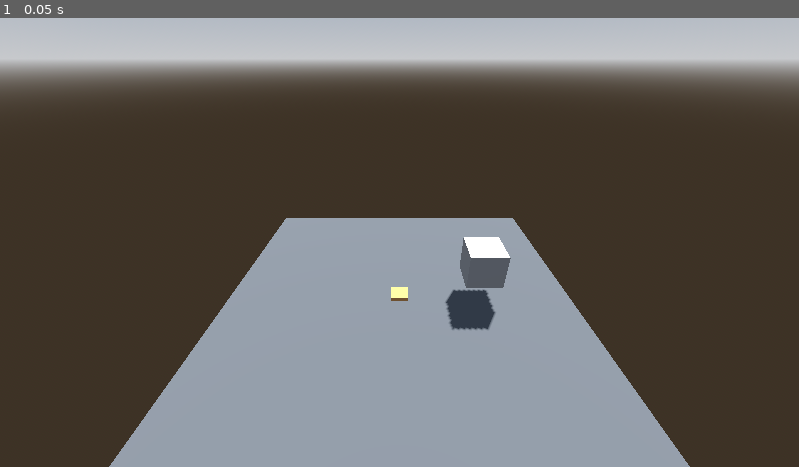
Above: before the commit, frame 1.
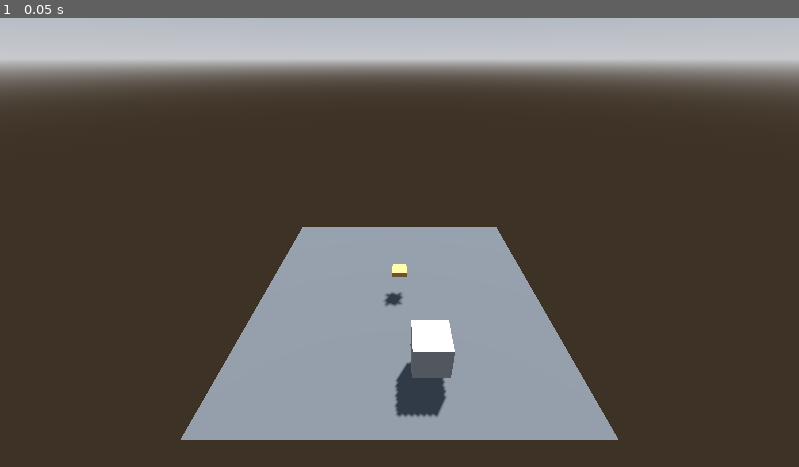
Above: after the commit, the same moment.

Repository: ZsoltHevesi/spooky-cooking-sim
Game: Godot game, scene res://3d_cooking/3d_testScene.tscn
Two runs of this game, one before a commit and one after it. Both use one fixed random seed, a clock stepped at 60 frames per second and the inputs below.
Inputs:
- Up to frame 1 (0.05 s): no input

The runs differ from the first frame. In frame 1, 12% of the frame differs, in the area x 13-87%, y 44-100%.

Commit message:
Completed Y axis lock on dragged object

Diff:
--- a/3d_cooking/3d_main.gd
+++ b/3d_cooking/3d_main.gd
@@ -1,11 +1,9 @@
 extends Node3D
 
 var grabbed_object = null
-var Zpos = 8
 var mouse = Vector2()
-var grab_position = Vector2()
 const DIST = 1000
-const FIXED_Y = 0  # Set this to the desired Y position
+const FIXED_Y = 1  # Set this to the desired Y position
 
 func _process(delta: float) -> void:
 	if grabbed_object:
@@ -15,15 +13,15 @@
 	if event is InputEventMouseMotion:
 		mouse = event.position
 	if event is InputEventMouseButton:
-		if event.pressed == false and event.button_index == MOUSE_BUTTON_LEFT:
-			get_mouse_world_pos(mouse)
-		elif event.pressed == false and event.button_index == MOUSE_BUTTON_RIGHT:
+		if event.pressed and event.button_index == MOUSE_BUTTON_LEFT:
+			grabbed_object = get_grabbed_object(mouse)
+		elif not event.pressed and event.button_index == MOUSE_BUTTON_LEFT:
 			grabbed_object = null
 
-func get_mouse_world_pos(mouse:Vector2):
+func get_grabbed_object(mouse: Vector2):
 	var space = get_world_3d().direct_space_state
 	var start = get_viewport().get_camera_3d().project_ray_origin(mouse)
-	var end = get_viewport().get_camera_3d().project_position(mouse, DIST)
+	var end = get_viewport().get_camera_3d().project_ray_normal(mouse) * DIST + start
 	var params = PhysicsRayQueryParameters3D.new()
 	params.from = start
 	params.to = end
@@ -31,9 +29,13 @@
 	var result = space.intersect_ray(params)
 
 	if result.is_empty() == false:
-		grabbed_object = result.collider
+		return result.collider
+	return null
 
 func get_grab_position():
-	var pos = get_viewport().get_camera_3d().project_position(mouse, Zpos)
+	var start = get_viewport().get_camera_3d().project_ray_origin(mouse)
+	var direction = get_viewport().get_camera_3d().project_ray_normal(mouse)
+	var distance = (FIXED_Y - start.y) / direction.y
+	var pos = start + direction * distance
 	pos.y = FIXED_Y  # Lock the Y position
 	return pos
--- a/3d_cooking/3d_testScene.tscn
+++ b/3d_cooking/3d_testScene.tscn
@@ -14,9 +14,6 @@
 background_mode = 2
 sky = SubResource("Sky_xcrrv")
 tonemap_mode = 2
-
-[sub_resource type="ConcavePolygonShape3D" id="ConcavePolygonShape3D_wje0b"]
-data = PackedVector3Array(1, 0, 1, -1, 0, 1, 1, 0, -1, -1, 0, 1, -1, 0, -1, 1, 0, -1)
 
 [sub_resource type="PlaneMesh" id="PlaneMesh_1bt6d"]
 size = Vector2(10, 10)
@@ -37,7 +34,6 @@
 [node name="StaticBody3D" type="StaticBody3D" parent="."]
 
 [node name="CollisionShape3D" type="CollisionShape3D" parent="StaticBody3D"]
-shape = SubResource("ConcavePolygonShape3D_wje0b")
 
 [node name="MeshInstance3D" type="MeshInstance3D" parent="StaticBody3D"]
 mesh = SubResource("PlaneMesh_1bt6d")
@@ -45,11 +41,11 @@
 surface_material_override/0 = SubResource("StandardMaterial3D_y30c3")
 
 [node name="CSGBox3D" type="CSGBox3D" parent="."]
-transform = Transform3D(1, 0, 0, 0, 1, 0, 0, 0, 1, 2.3, 1.2, 0)
+transform = Transform3D(1, 0, 0, 0, 1, 0, 0, 0, 1, 0.809874, 1, 3.29121)
 use_collision = true
 
 [node name="Camera3D" type="Camera3D" parent="."]
-transform = Transform3D(1, 0, 0, 0, 0.846927, 0.531709, 0, -0.531709, 0.846927, 0, 5.94988, 6.53344)
+transform = Transform3D(1, 0, 0, 0, 0.846927, 0.531709, 0, -0.531709, 0.846927, 0, 7.36172, 8.25255)
 
 [node name="BurgerTopBun" parent="." instance=ExtResource("2_lbc5o")]
-transform = Transform3D(1, 0, 0, 0, 1, 0, 0, 0, 1, 0, 0, 0)
+transform = Transform3D(1, 0, 0, 0, 1, 0, 0, 0, 1, 0, 1, 0)
--- a/3d_cooking/burger_top_bun.gd
+++ /dev/null
@@ -1,6 +0,0 @@
-extends RigidBody3D
-
-func _ready():
-	axis_lock_linear_x = true
-	axis_lock_linear_y = true
-	axis_lock_linear_z = true
--- a/3d_cooking/burger_top_bun.tscn
+++ b/3d_cooking/burger_top_bun.tscn
@@ -1,6 +1,4 @@
-[gd_scene load_steps=5 format=3 uid="uid://t6g25kc7neum"]
-
-[ext_resource type="Script" path="res://3d_cooking/burger_top_bun.gd" id="1_7acvd"]
+[gd_scene load_steps=4 format=3 uid="uid://t6g25kc7neum"]
 
 [sub_resource type="BoxMesh" id="BoxMesh_taa3g"]
 size = Vector3(0.5, 0.2, 0.5)
@@ -14,7 +12,7 @@
 [node name="BurgerTopBun" type="RigidBody3D"]
 transform = Transform3D(1, 0, 0, 0, 1, 0, 0, 0, 1, 0, 0.1, 0)
 top_level = true
-script = ExtResource("1_7acvd")
+gravity_scale = 0.0
 
 [node name="MeshInstance3D" type="MeshInstance3D" parent="."]
 mesh = SubResource("BoxMesh_taa3g")
Not shown: 1 places in 3d_cooking/3d_testScene.tscn that only renumber resources
